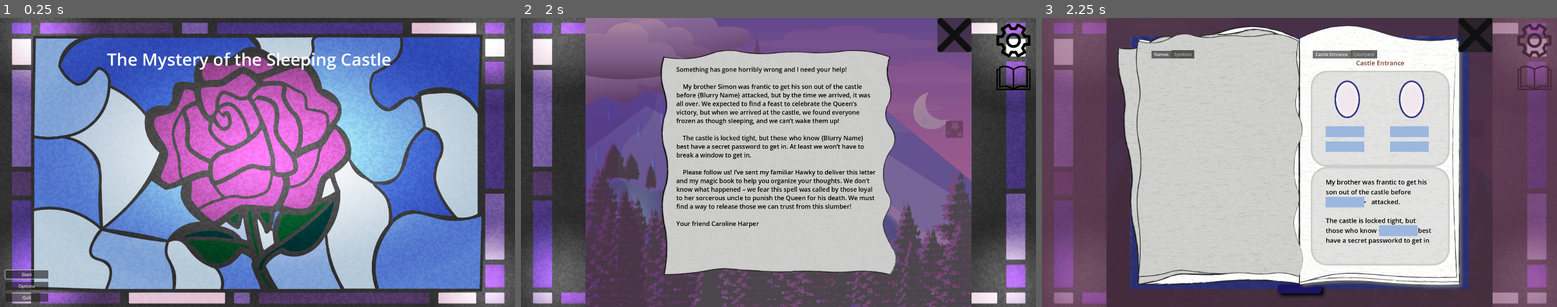
Above: before the commit, frames 1-3 (left to right).
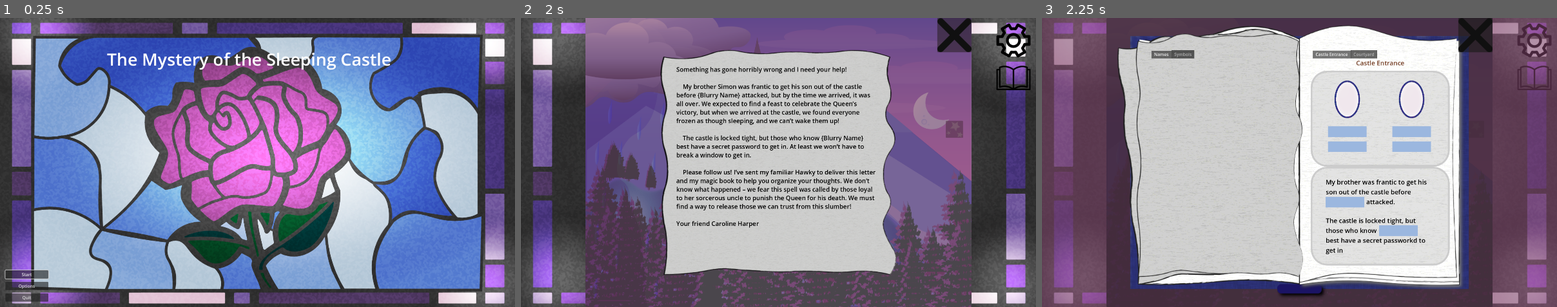
Above: after the commit, the same moments.

Repository: hwfwalton/SleepingCastleAlpha
Game: Godot game, scene res://root.tscn
Two runs of this game, one before a commit and one after it. Both use one fixed random seed, a clock stepped at 60 frames per second and the inputs below.
Inputs (mouse positions are in pixels of both pictures, inside the frame that each line leads up to):
- Up to frame 1 (0.25 s): no input
- Up to frame 2 (2 s): click "Start" at 0.5 s; click (727, 202) at 1.25 s
- Up to frame 3 (2.25 s): click (1536, 78) at 2 s

Frames 1-2 are identical in both runs. In frame 3, 0.5% of the frame differs, in the area x 55-76%, y 37-82%.

Commit message:
Update existing castle puzzles to handle the narrower clues

Diff:
--- a/BookView/puzzle_pages/puzzle_zones/castle0_zone_0.tscn
+++ b/BookView/puzzle_pages/puzzle_zones/castle0_zone_0.tscn
@@ -35,33 +35,33 @@
 texture_resource_path = "res://assets/portraits/portrait.philip1216.png"
 
 [node name="ClueSlot_Albert" parent="." index="3" instance=ExtResource("2_2rq4j")]
-offset_left = 56.0
+offset_left = 64.0
 offset_top = 208.0
-offset_right = 216.0
+offset_right = 208.0
 offset_bottom = 248.0
 correct_clue_name_values = Array[int]([1])
 accepted_clue_types = Array[int]([0])
 
 [node name="ClueSlot_Glover" parent="." index="4" instance=ExtResource("2_2rq4j")]
-offset_left = 56.0
+offset_left = 64.0
 offset_top = 264.0
-offset_right = 216.0
+offset_right = 208.0
 offset_bottom = 304.0
 correct_clue_name_values = Array[int]([29])
 accepted_clue_types = Array[int]([0])
 
 [node name="ClueSlot_Philip" parent="." index="5" instance=ExtResource("2_2rq4j")]
-offset_left = 296.0
+offset_left = 304.0
 offset_top = 208.0
-offset_right = 456.0
+offset_right = 448.0
 offset_bottom = 248.0
 correct_clue_name_values = Array[int]([22])
 accepted_clue_types = Array[int]([0])
 
 [node name="ClueSlot_Lansing" parent="." index="6" instance=ExtResource("2_2rq4j")]
-offset_left = 296.0
+offset_left = 304.0
 offset_top = 264.0
-offset_right = 456.0
+offset_right = 448.0
 offset_bottom = 304.0
 correct_clue_name_values = Array[int]([18])
 accepted_clue_types = Array[int]([0])
--- a/BookView/puzzle_pages/puzzle_zones/castle0_zone_1.tscn
+++ b/BookView/puzzle_pages/puzzle_zones/castle0_zone_1.tscn
@@ -15,7 +15,7 @@
 offset_top = 40.0
 offset_right = 464.0
 offset_bottom = 168.0
-text = "My brother was frantic to get his son out of the castle before <clue_item  >   attacked."
+text = "My brother was frantic to get his son out of the castle before <clue_item>  attacked."
 label_settings = ExtResource("2_i1aaw")
 autowrap_mode = 2
 
@@ -25,14 +25,14 @@
 offset_top = 184.0
 offset_right = 456.0
 offset_bottom = 329.0
-text = "The castle is locked tight, but those who know <clueItemF> best have a secret passworkd to get in"
+text = "The castle is locked tight, but those who know  <clueItemF> best have a secret passworkd to get in"
 label_settings = ExtResource("2_i1aaw")
 autowrap_mode = 2
 
 [node name="BookViewClueSlot" parent="." index="3" instance=ExtResource("2_g3ix4")]
-offset_left = 55.0
+offset_left = 56.0
 offset_top = 112.0
-offset_right = 215.0
+offset_right = 200.0
 offset_bottom = 152.0
 correct_clue_name_values = Array[int]([5])
 accepted_clue_types = Array[int]([0])
@@ -40,7 +40,7 @@
 [node name="BookViewClueSlot2" parent="." index="4" instance=ExtResource("2_g3ix4")]
 offset_left = 255.0
 offset_top = 219.0
-offset_right = 415.0
+offset_right = 399.0
 offset_bottom = 259.0
 correct_clue_name_values = Array[int]([3])
 accepted_clue_types = Array[int]([0])
--- a/BookView/puzzle_pages/puzzle_zones/castle1_zone_0.tscn
+++ b/BookView/puzzle_pages/puzzle_zones/castle1_zone_0.tscn
@@ -22,22 +22,19 @@
 grow_vertical = 1
 required_clue_value = 7
 texture_resource_path = "res://assets/portraits/portrait.robert.png"
-metadata/_edit_lock_ = true
 
 [node name="BookViewClueSlot" parent="." index="2" instance=ExtResource("3_q6lpl")]
-offset_left = 56.0
+offset_left = 64.0
 offset_top = 208.0
-offset_right = 216.0
+offset_right = 208.0
 offset_bottom = 248.0
 correct_clue_name_values = Array[int]([24])
 accepted_clue_types = Array[int]([0])
-metadata/_edit_lock_ = true
 
 [node name="BookViewClueSlot2" parent="." index="3" instance=ExtResource("3_q6lpl")]
-offset_left = 56.0
+offset_left = 64.0
 offset_top = 264.0
-offset_right = 216.0
+offset_right = 208.0
 offset_bottom = 304.0
 correct_clue_name_values = Array[int]([7])
 accepted_clue_types = Array[int]([0])
-metadata/_edit_lock_ = true
--- a/BookView/puzzle_pages/puzzle_zones/castle1_zone_1.tscn
+++ b/BookView/puzzle_pages/puzzle_zones/castle1_zone_1.tscn
@@ -10,17 +10,17 @@
 puzzle_zone_id = "castle1_zone_1"
 
 [node name="BookViewClueSlot" parent="." index="1" instance=ExtResource("2_bubko")]
-offset_left = 24.0
+offset_left = 32.0
 offset_top = 40.0
-offset_right = 184.0
+offset_right = 176.0
 offset_bottom = 80.0
 correct_clue_name_values = Array[int]([1])
 accepted_clue_types = Array[int]([0])
 
 [node name="BookViewClueSlot2" parent="." index="2" instance=ExtResource("2_bubko")]
-offset_left = 272.0
+offset_left = 264.0
 offset_top = 40.0
-offset_right = 432.0
+offset_right = 408.0
 offset_bottom = 80.0
 correct_clue_symbol_values = Array[int]([32])
 accepted_clue_types = Array[int]([1])
@@ -28,16 +28,16 @@
 [node name="BookViewClueSlot3" parent="." index="3" instance=ExtResource("2_bubko")]
 offset_left = 328.0
 offset_top = 112.0
-offset_right = 488.0
+offset_right = 472.0
 offset_bottom = 152.0
 correct_clue_name_values = Array[int]([26])
 accepted_clue_types = Array[int]([0])
 
 [node name="Label" type="Label" parent="." index="4"]
 layout_mode = 0
-offset_left = 200.0
+offset_left = 192.0
 offset_top = 44.0
-offset_right = 258.0
+offset_right = 250.0
 offset_bottom = 78.0
 text = "stole"
 label_settings = ExtResource("3_8y2bk")
@@ -53,9 +53,9 @@
 
 [node name="Label3" type="Label" parent="." index="6"]
 layout_mode = 0
-offset_left = 448.0
+offset_left = 424.0
 offset_top = 44.0
-offset_right = 505.0
+offset_right = 481.0
 offset_bottom = 78.0
 text = "from
 "
--- a/BookView/puzzle_pages/puzzle_zones/castle1_zone_2.tscn
+++ b/BookView/puzzle_pages/puzzle_zones/castle1_zone_2.tscn
@@ -10,17 +10,17 @@
 puzzle_zone_id = "castle1_zone_2"
 
 [node name="BookViewClueSlot" parent="." index="1" instance=ExtResource("2_cwcws")]
-offset_left = 24.0
+offset_left = 32.0
 offset_top = 40.0
-offset_right = 184.0
+offset_right = 176.0
 offset_bottom = 80.0
 correct_clue_name_values = Array[int]([24])
 accepted_clue_types = Array[int]([0])
 
 [node name="BookViewClueSlot2" parent="." index="2" instance=ExtResource("2_cwcws")]
-offset_left = 272.0
+offset_left = 264.0
 offset_top = 40.0
-offset_right = 432.0
+offset_right = 408.0
 offset_bottom = 80.0
 correct_clue_symbol_values = Array[int]([28])
 accepted_clue_types = Array[int]([1])
@@ -28,16 +28,16 @@
 [node name="BookViewClueSlot3" parent="." index="3" instance=ExtResource("2_cwcws")]
 offset_left = 328.0
 offset_top = 112.0
-offset_right = 488.0
+offset_right = 472.0
 offset_bottom = 152.0
 correct_clue_symbol_values = Array[int]([10])
 accepted_clue_types = Array[int]([1])
 
 [node name="Label" type="Label" parent="." index="4"]
 layout_mode = 0
-offset_left = 200.0
+offset_left = 192.0
 offset_top = 44.0
-offset_right = 258.0
+offset_right = 250.0
 offset_bottom = 78.0
 text = "stole"
 label_settings = ExtResource("3_7r0v7")
@@ -53,9 +53,9 @@
 
 [node name="Label3" type="Label" parent="." index="6"]
 layout_mode = 0
-offset_left = 448.0
+offset_left = 424.0
 offset_top = 44.0
-offset_right = 505.0
+offset_right = 481.0
 offset_bottom = 78.0
 text = "from
 "
